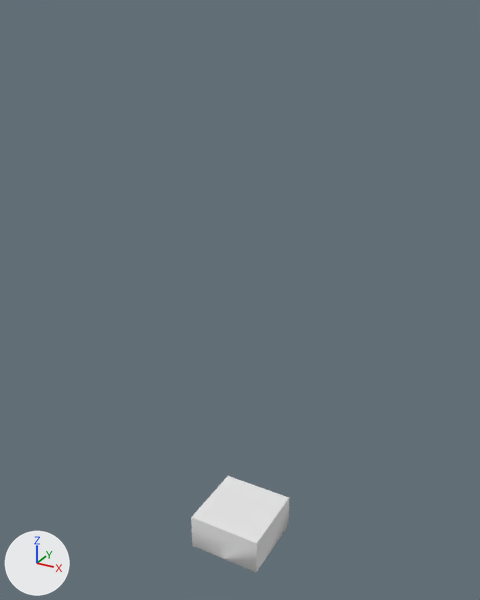
One commit to the FBX model Samples/Resources/Models/LucidPlayground.fbx: the scene before it, then after it.
Both versions are drawn from a 50 mm lens placed at (159.0, -291.0, 310.0), pointed at (-5.0, 7.0, 161.0). The axes (+X, +Y, +Z) are drawn at lower left. The lights are the same throughout. Where no turn or scale is listed for an object, it has been applied to the vertices.
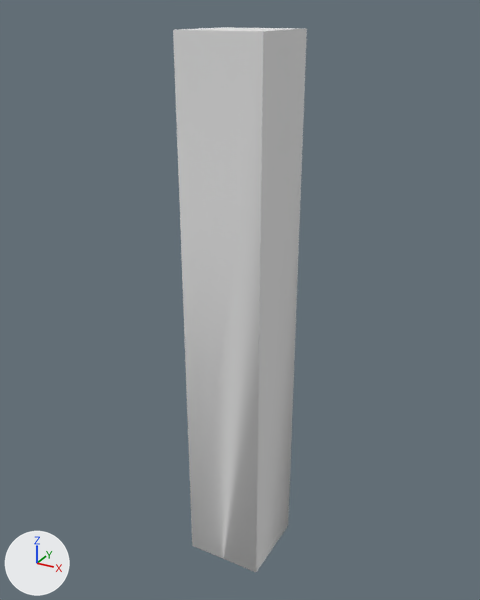
What the commit changed:
me_plane is used by ob_plane; location (0.0, 0.0, 0.0).
me_plane had 941 vertices, 810 faces and spanned x -22.7..22.7, y -22.8..22.6, z -15.7..22.7.
me_plane now has 1749 vertices, 1544 faces and spans x -22.7..22.7, y -22.8..22.9, z -15.7..301.1.
me_plane part 1: 376 vertices moved from x -3.2..21.6, y -16.4..-5.3, z -0.1..5.0 to x -2.0..21.6, y -21.8..-5.8, z -0.2..5.0; 8 vertices removed from x -22.7..22.7, y -22.8..22.6, z 0.0..22.7; 36 vertices added at x -17.8..19.6, y -21.6..22.9, z -4.6..4.4.
me_plane part 2: 4 vertices added at x -22.7..22.7, y -22.8..22.6, z 301.1.

Boxes [x1, y1, x2, y2] around the edits, measured in the pictures (480 x 600 px; the box of a moved part takes in the faces that stretch with it):
'Plane', reshaped (36% wider, 463% taller): before [191, 476, 289, 572]; after [173, 27, 307, 572]
part 1 of me_plane, moved or reshaped (not visible afterwards): before [191, 476, 289, 572]
part 2 of me_plane, added: after [173, 27, 307, 572]
